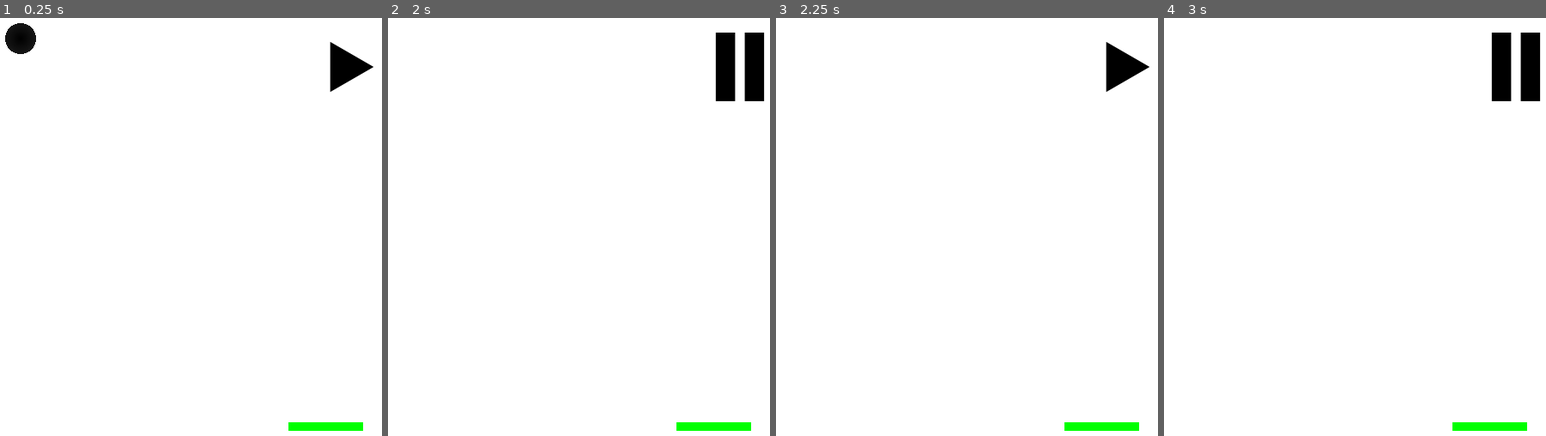
Above: before the commit, frames 1-4 (left to right).
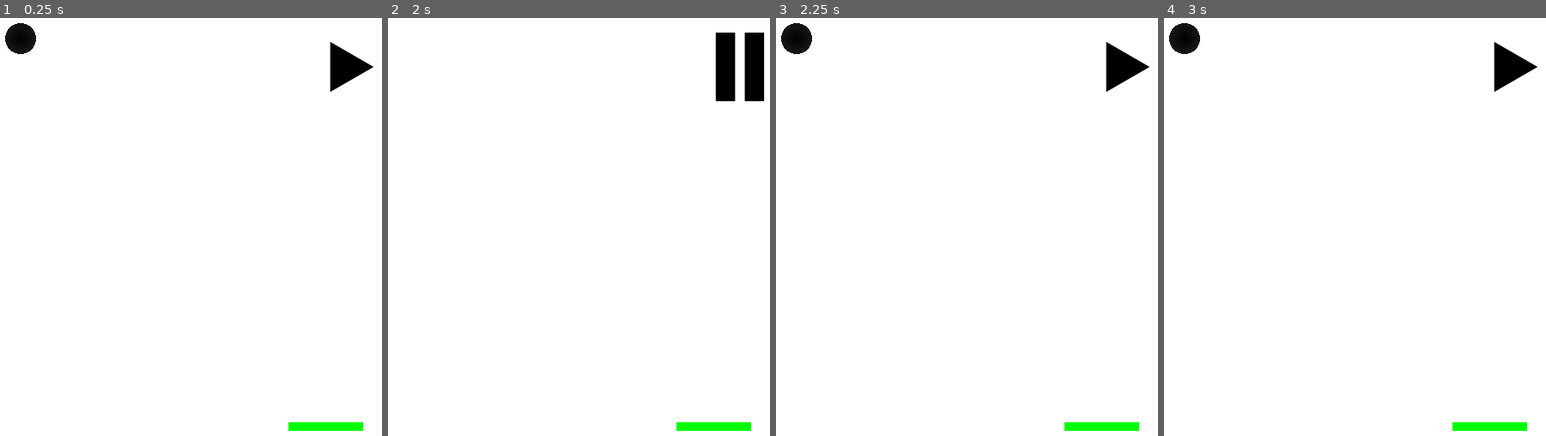
Above: after the commit, the same moments.

Repository: trizko/Papyrus
Game: Godot game, scene res://scenes/levels/level-01-01.tscn
Two runs of this game, one before a commit and one after it. Both use one fixed random seed, a clock stepped at 60 frames per second and the inputs below.
Inputs (mouse positions are in pixels of both pictures, inside the frame that each line leads up to):
- Up to frame 1 (0.25 s): no input
- Up to frame 2 (2 s): click (739, 68) at 0.5 s; move the mouse to (outside the picture) at 1.27 s; click (outside the picture) at 1.42 s
- Up to frame 3 (2.25 s): tap Enter at 2 s; move the mouse to (963, 293) at 2.02 s; click (963, 293) at 2.17 s
- Up to frame 4 (3 s): tap Space at 2.75 s; move the mouse to (outside the picture) at 2.77 s; click (outside the picture) at 2.92 s

Frames 1-2 are identical in both runs. In frame 3, 0.5% of the frame differs, in the area x 1-10%, y 1-9%; in frame 4, 1.9%, in the area x 1-99%, y 1-20%.

Commit message:
Add ability to reload the level scene when play/pause is pressed

Diff:
--- a/godot/Papyrus/scripts/level-01-01.gd
+++ b/godot/Papyrus/scripts/level-01-01.gd
@@ -18,8 +18,11 @@
 	elif event is InputEventMouseMotion and current_line_instance:
 		current_line_instance.update_drawing(event.position)
 
-func _on_play_pause_button_toggled(_button_pressed):
-	$Object.gravity_scale = 1.0
+func _on_play_pause_button_toggled(button_pressed):
+	if (button_pressed):
+		$Object.gravity_scale = 1.0
+	else:
+		get_tree().reload_current_scene()
 
 func _on_object_body_entered(body):
 	if body.name == "Goal":
